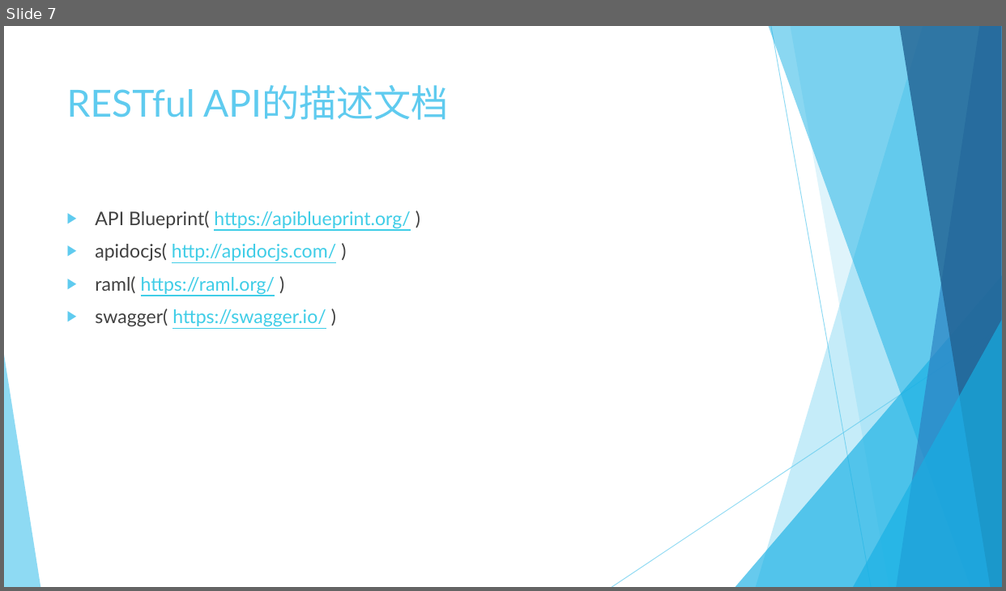
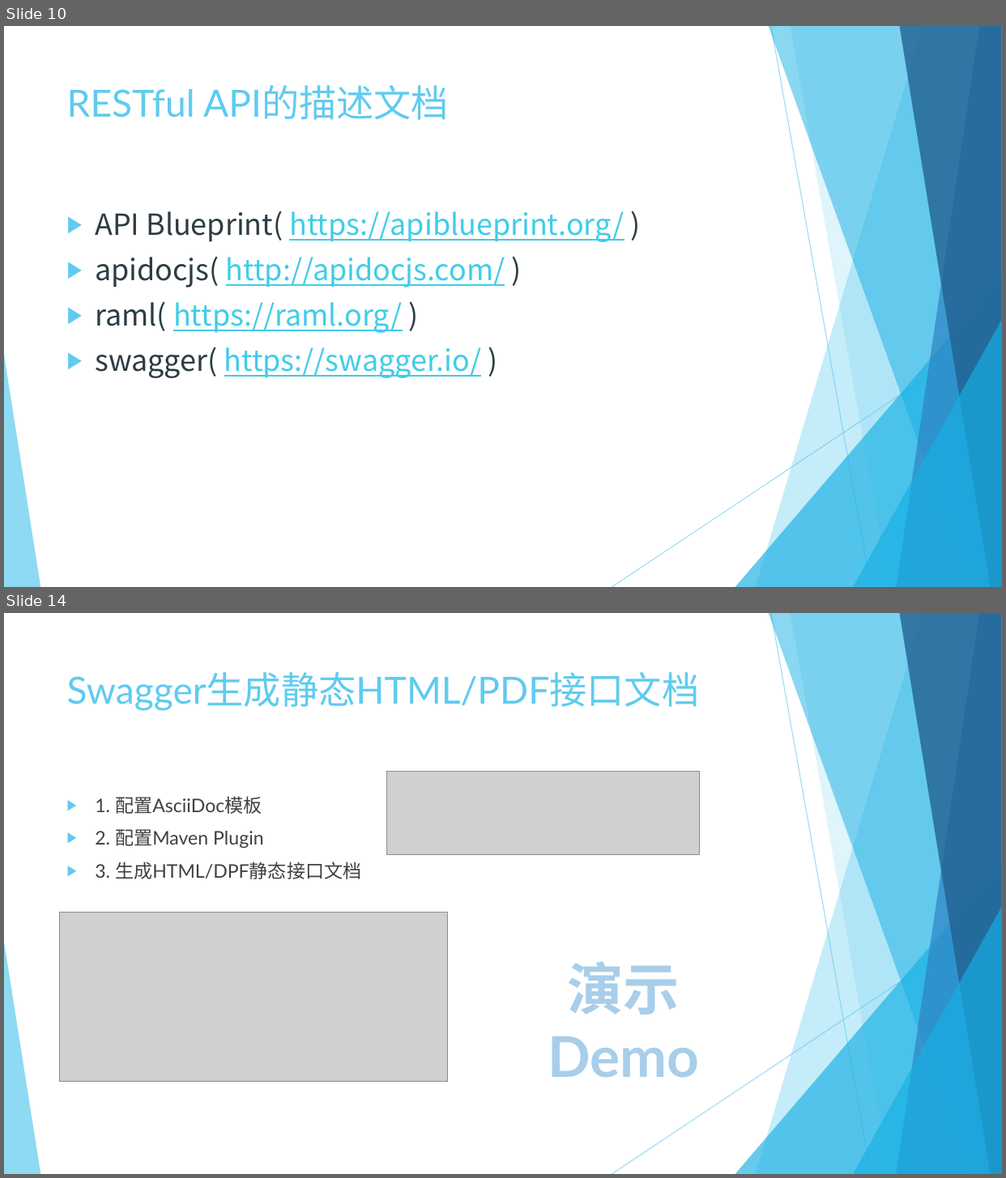
Before and after one commit to Crab2died/micro-boot, a slide deck: rest-api/RESTful.pptx. Shown one above the other, each under a label of ours: slide 7 before the commit, slides 10 and 14 after it; the slides between them are not shown. The pictures are 1006x591 and 1006x1178 pixels, drawn with LibreOffice and Linux fonts; fonts in the diff are those of the drawing; grey boxes stand for pictures. Boxes give left, top, right and bottom in pixels: in the first picture for what was removed or moved away, otherwise in the second. Text is boxed around its words. In the diff, an @@ line names an element or a change of style, - is before the commit and + after.

```diff
--- a/rest-api/RESTful.pptx
+++ b/rest-api/RESTful.pptx
@@ slide 14 added at box(4, 613, 1002, 1174), background #FFFFFF; not listed: 10 template elements that a slide beside it also shows @@
@@ title added at box(67, 672, 700, 711), 36 pt, text #5FCBEF @@
+Swagger生成静态HTML/PDF接口文档
@@ picture added at box(386, 771, 700, 855) @@
@@ text added at box(95, 796, 361, 879), 18 pt, text #404040 @@
+▶ 1. 配置AsciiDoc模板
+▶ 2. 配置Maven Plugin
+▶ 3. 生成HTML/DPF静态接口文档
@@ picture added at box(59, 913, 448, 1082) @@
@@ text added at box(548, 962, 699, 1078), 54 pt, text #A8CEEA, bold @@
+演示Demo
@@ what was slide 7 is now slide 10 @@
@@ slide 10 changed as well @@
@@ text "API Blueprint( https://apiblueprint.org/ )" at box(95, 211, 624, 378): size 18 to 28 pt, font Lato to Noto Sans CJK TC; text colour #404040 to #2C3C43 in "API Blueprint( )", "apidocjs( )", "raml( )", "swagger( )" @@
```
Also in this commit, not shown: 5 other slides changed, 8 other slides added, 1 slide removed.
